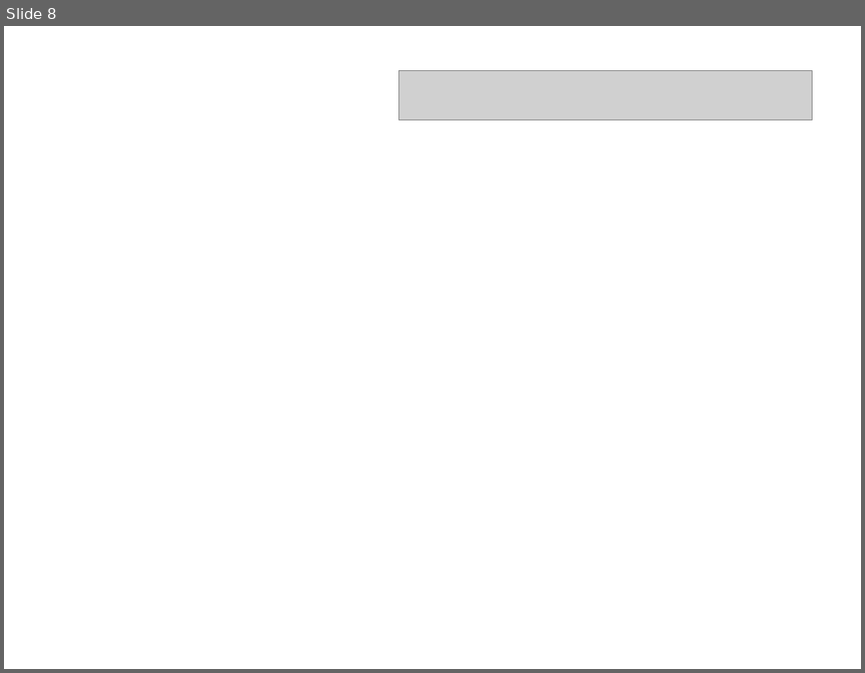
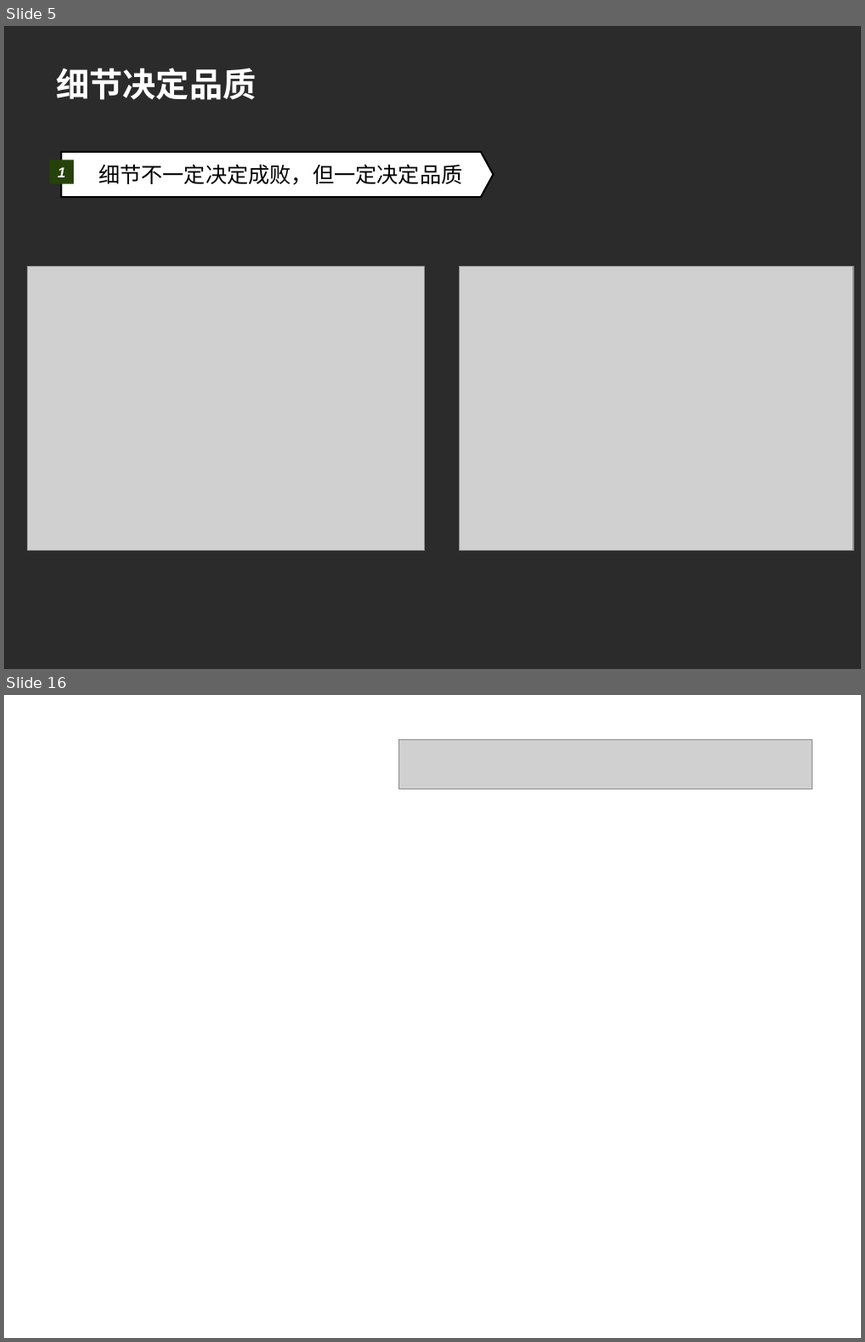
Before and after one commit to machicao2013/mooon, a slide deck: distributed_platform/docs/mooon.ppt. Shown one above the other, each under a label of ours: slide 8 before the commit, slides 5 and 16 after it; the slides between them are not shown. The pictures are 865x673 and 865x1342 pixels, drawn with LibreOffice and Linux fonts; fonts in the diff are those of the drawing; grey boxes stand for pictures; background and template pictures are left out; a plain dark background stands for a picture behind light text. Boxes give left, top, right and bottom in pixels: in the first picture for what was removed or moved away, otherwise in the second. Text is boxed around its words. In the diff, an @@ line names an element or a change of style, - is before the commit and + after.

```diff
--- a/distributed_platform/docs/mooon.ppt
+++ b/distributed_platform/docs/mooon.ppt
@@ slide 5 added at [4,26,861,669], background picture (left out) @@
@@ title added at [57,68,256,100], 28 pt, text #FFFFFF, bold @@
+细节决定品质
@@ freeform shape added at [62,152,494,198], fill #FFFFFF, outline #000000 1.5 pt, 18 pt, text #000000 @@
+细节不一定决定成败，但一定决定品质
@@ rectangle added at [49,159,74,183], fill #26420A, 12 pt, text #FFFFFF, bold, italic @@
+1
@@ picture added at [27,267,424,550] @@
@@ picture added at [460,267,854,550] @@
@@ what was slide 8 is now slide 16 @@
```
Also in this commit, not shown: 3 slides changed, 7 other slides added.
